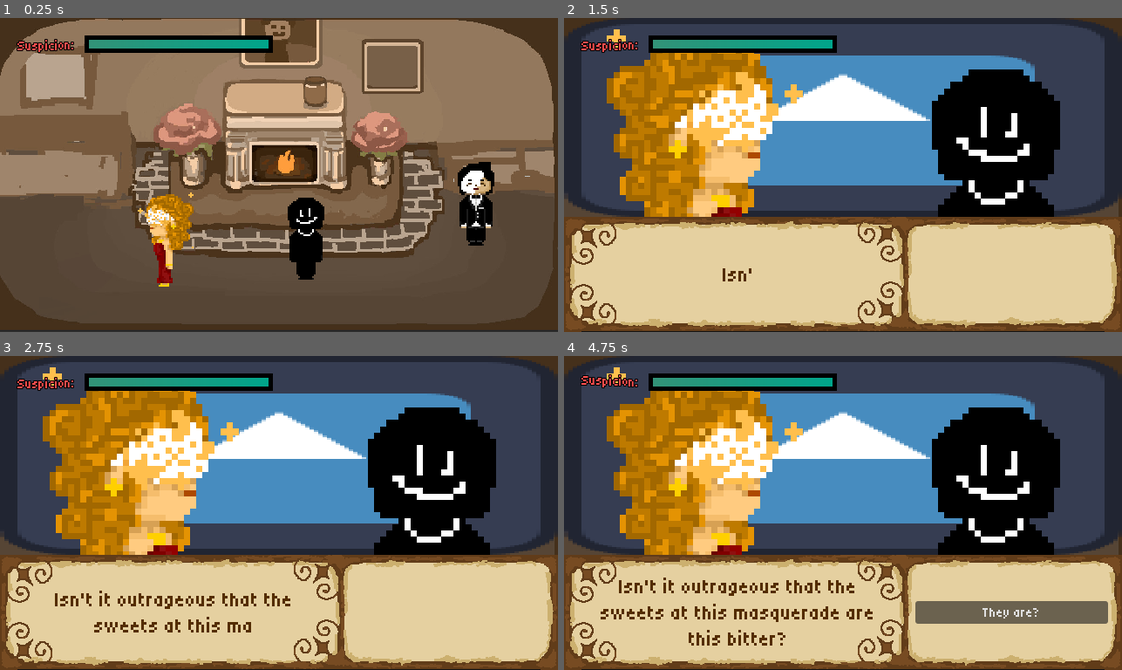
Above: before the commit, frames 1-4 (two rows, left to right).
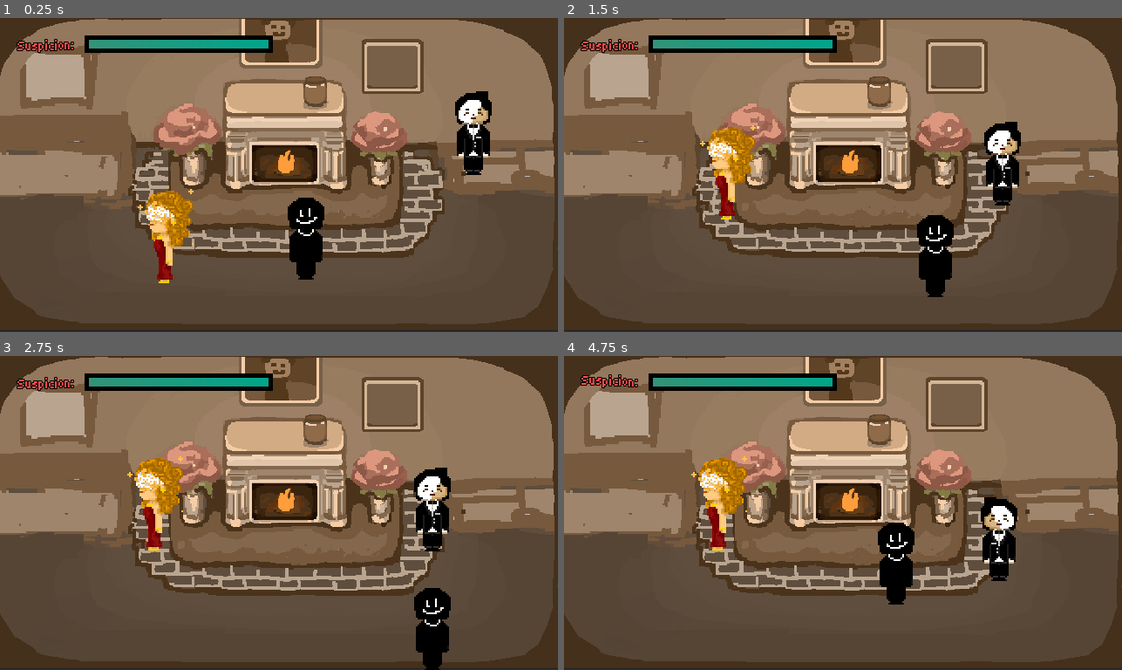
Above: after the commit, the same moments.

Repository: Tanner202/masquerade_game
Game: Godot game, scene res://Scenes/level.tscn
Same seed, same stepped clock (60 frames per second), same inputs: the game is played once before the commit and once after it. The engine's default icon, where the game draws it, is replaced by a stand-in: a white triangle on a blue panel in a dark square. Sound files missing from this copy of the repository are replaced by a short silence.
Inputs:
- Up to frame 1 (0.25 s): no input
- Up to frame 2 (1.5 s): hold D (right) 0.53-1.28 s; hold Space (interact) 0.53-1.28 s; hold S (down) from 1.28 s (still down); tap Space (interact) at 1.35 s
- Up to frame 3 (2.75 s): release S (down) at 2.03 s; hold D (right) from 2.03 s (still down); hold Space (interact) from 2.03 s (still down)
- Up to frame 4 (4.75 s): release D (right) at 2.78 s; release Space (interact) at 2.78 s; hold W (up) 2.78-3.53 s; tap Space (interact) at 2.85, 4.35 s; hold Space (interact) 3.53-4.28 s; hold A (left) from 3.53 s (still down)

The runs differ from the first frame. In frame 1, 3.6% of the frame differs, in the area x 24-89%, y 23-86%; in frame 2, 96%, in the area x 0-100%, y 0-100%; in frame 3, 96%; in frame 4, 95%.

Commit message:
add NPC completion tracking and interaction flags

Diff:
--- a/GameController/GameState.gd
+++ b/GameController/GameState.gd
@@ -1,7 +1,24 @@
 class_name GameState
+
+var completed_npcs: Array[String] = [] # NPCs with exhausted dialogue
+var story_flags: Array[String] = [] # storyline/progression flags
 
 var susLevel : float
 var maxSusLevel : float = 1
+
+func complete_npc(npc_name: String) -> void:
+	if npc_name not in completed_npcs:
+		completed_npcs.append(npc_name)
+
+func is_npc_completed(npc_name: String) -> bool:
+	return npc_name in completed_npcs
+
+func add_flag(flag: String) -> void:
+	if flag not in story_flags:
+		story_flags.append(flag)
+
+func has_flag(flag: String) -> bool:
+	return flag in story_flags
 
 var current_disguise: String = "none"
 
--- a/Scenes/interaction_scene.tscn
+++ b/Scenes/interaction_scene.tscn
@@ -45,7 +45,12 @@
 		if not option.has(\"target_id\"):
 			print(\"option doesn't have 'target_id' key: \" + str(option))
 
-		btn.pressed.connect(_on_option_selected.bind(option.get(\"target_id\", \"end\"), option.get(\"add_suspicion\", 0.0)))
+		btn.pressed.connect(_on_option_selected.bind(
+			option.get(\"target_id\", \"end\"),
+			option.get(\"add_suspicion\", 0.0),
+			option.get(\"action_trigger\", \"\"),
+			option.get(\"added_flag\", \"\")
+		))
 		options_container.add_child(btn)
 
 	# typewrite vibes style effect, then fade in the options
@@ -54,19 +59,21 @@
 	tween.tween_callback(func(): options_container.visible = true)
 	tween.tween_property(options_container, \"modulate:a\", 1.0, 0.5)
 
-func _on_option_selected(target_id, suspicion):
+func _on_option_selected(target_id, suspicion, action_trigger, added_flag):
 	if suspicion != 0:
 		Controller.raiseSus(suspicion)
 
 	if target_id == \"end\":
-		close_interaction()
+		Controller.gameState.complete_npc(npc_reference.name) # make dialogue as exhausted
+		Controller.gameState.add_flag(added_flag)
+		close_interaction(action_trigger)
 	else:
 		current_id = target_id
 		update_ui()
 
-func close_interaction():
+func close_interaction(action_trigger: String = \"\"):
 	if npc_reference.has_method(\"end_interaction\"):
-		npc_reference.end_interaction()
+		npc_reference.end_interaction(action_trigger)
 	queue_free()
 "
 
--- a/Scenes/level.tscn
+++ b/Scenes/level.tscn
@@ -3,7 +3,6 @@
 [ext_resource type="PackedScene" uid="uid://drqhwa4g01bar" path="res://Scenes/npc.tscn" id="1_u52ul"]
 [ext_resource type="PackedScene" uid="uid://doh7rsbfeuigd" path="res://player.tscn" id="2_vonw3"]
 [ext_resource type="PackedScene" uid="uid://by8d7kcofyw65" path="res://UI/UI.tscn" id="3_oi3di"]
-[ext_resource type="Texture2D" uid="uid://t1pns0jgjllt" path="res://Tux-1.png.png" id="4_bvt00"]
 [ext_resource type="SpriteFrames" uid="uid://dryatghlf3t4p" path="res://Art/butterfly_lady.tres" id="3_oqgf2"]
 [ext_resource type="SpriteFrames" uid="uid://c3ychx1mc6p0n" path="res://Art/pastry_chef.tres" id="4_bvt00"]
 [ext_resource type="Texture2D" uid="uid://d1hsplopxd7hh" path="res://329063C1-339F-4B9A-A76C-114F518A0145.jpg" id="6_1ainy"]
@@ -12,9 +11,9 @@
 [ext_resource type="PackedScene" uid="uid://t5ia0oqdsy2d" path="res://Scenes/room2.tscn" id="8_bvt00"]
 
 [sub_resource type="NavigationPolygon" id="NavigationPolygon_1ainy"]
-vertices = PackedVector2Array(451.75, 221.17969, 501.71094, 222.78906, 613.21094, 226.63281, 608.21875, 290.67188, 581.8906, 331.04688, 533.9922, 340.9922, 90.046875, 340, 400.60156, 227, 50.007813, 331.6172, 23.53125, 313.35156, 7.09375, 296.10156, 8.7578125, 227, 153.52344, 227, 230.25781, 228, 162.36719, 171.88281, 175.39063, 173.17969, 183.32813, 220.78125, 462.57813, 183.77344, 481.92188, 183.1875)
-polygons = Array[PackedInt32Array]([PackedInt32Array(0, 1, 2, 3, 4, 5, 6, 7), PackedInt32Array(6, 8, 9, 10, 11, 12, 13), PackedInt32Array(12, 14, 15, 16), PackedInt32Array(0, 17, 18, 1), PackedInt32Array(13, 7, 6), PackedInt32Array(12, 16, 13)])
-outlines = Array[PackedVector2Array]([PackedVector2Array(-1, 217, -3, 300, 17, 321, 46, 341, 89, 350, 535, 351, 588, 340, 618, 294, 624, 217, 508, 213, 488, 173, 455, 174, 444, 212, 400, 217, 231, 218, 192, 212, 184, 164, 154, 161, 145, 217)])
+vertices = PackedVector2Array(451.75, 221.17969, 501.67188, 222.70313, 598.7969, 227.46094, 591.3672, 290.27344, 570.21875, 319.8828, 531.1328, 326.9922, 90.75, 323, 400.60156, 227, 153.61719, 226.38281, 162.36719, 171.88281, 175.39063, 173.17969, 183.32813, 220.78125, 59.070313, 324.85938, 31.453125, 311.04688, 19.140625, 295.67188, 21.609375, 236.29688, 230.25781, 228, 462.57813, 183.77344, 481.92188, 183.1875)
+polygons = Array[PackedInt32Array]([PackedInt32Array(0, 1, 2, 3, 4, 5, 6, 7), PackedInt32Array(8, 9, 10, 11), PackedInt32Array(6, 12, 13, 14, 15, 8, 16), PackedInt32Array(0, 17, 18, 1), PackedInt32Array(16, 7, 6), PackedInt32Array(8, 11, 16)])
+outlines = Array[PackedVector2Array]([PackedVector2Array(12, 227, 9, 299, 25, 319, 57, 335, 91, 333, 532, 337, 576, 329, 601, 294, 610, 218, 508, 213, 488, 173, 455, 174, 444, 212, 400, 217, 231, 218, 192, 212, 184, 164, 154, 161, 145, 217)])
 
 [sub_resource type="RectangleShape2D" id="RectangleShape2D_0f350"]
 size = Vector2(71, 151)
@@ -42,8 +41,8 @@
 position = Vector2(557, 124)
 scale = Vector2(2, 2)
 sprite_frames = ExtResource("4_bvt00")
+required_flag = "bw_killed"
 dialogue_filepath = "res://pastry_chef.json"
-npc_texture = ExtResource("4_bvt00")
 
 [node name="Player" parent="." unique_id=1297024523 instance=ExtResource("2_vonw3")]
 position = Vector2(352, 244)
@@ -52,7 +51,6 @@
 [node name="UI" parent="." unique_id=318653403 instance=ExtResource("3_oi3di")]
 
 [node name="NavigationRegion2D" type="NavigationRegion2D" parent="." unique_id=2010469749]
-visible = false
 position = Vector2(8, -10)
 navigation_polygon = SubResource("NavigationPolygon_1ainy")
 
--- a/Scenes/npc.tscn
+++ b/Scenes/npc.tscn
@@ -11,7 +11,8 @@
 size = Vector2(98, 98)
 
 [node name="NPC" type="CharacterBody2D" unique_id=598578227]
-collision_layer = 4
+collision_layer = 8
+collision_mask = 0
 script = ExtResource("1_ul7y6")
 
 [node name="Dialogue" type="Label" parent="." unique_id=1583389327]
--- a/butterfly_woman.json
+++ b/butterfly_woman.json
@@ -14,7 +14,7 @@
   "list_butterflies": {
 	"text": "Red admiral, **chocolate argus**, painted lady. I love them all!",
 	"options": [
-	  { "text": "Ok... [STAB]", "action_trigger": "trigger_stab_butterfly" }
+	  { "text": "Ok... [STAB]", "action_trigger": "follow", "added_flag": "bw_killed" }
 	]
   }
 }
--- a/npc.gd
+++ b/npc.gd
@@ -8,6 +8,9 @@
 
 @export var sprite_frames: SpriteFrames
 
+@export var required_flag: String = ""  # empty if npc has no requirement
+var interaction_completed: bool = false
+
 @onready var interaction_prompt = $CanvasLayer/InteractionPrompt
 @onready var nav_agent = $NavigationAgent2D
 @export_file("*.json") var dialogue_filepath: String
@@ -15,7 +18,7 @@
 const INTERACTION_SCENE = preload("res://Scenes/interaction_scene.tscn")
 
 # movement state stuff
-enum State { IDLE, WANDER, FOLLOW, INTERACT }
+enum State { IDLE, WANDER, FOLLOW, INTERACT, DEAD }
 var current_state = State.IDLE
 var start_position: Vector2
 var idle_timer: float = 0.0
@@ -26,6 +29,7 @@
 var player_in_interaction_range = false
 var player: CharacterBody2D = null
 var is_interacting = false
+var just_started_wandering = false
 
 var default_animation: String = "default"
 
@@ -64,12 +68,39 @@
 		State.WANDER:
 			process_movement(delta)
 		State.FOLLOW:
-			pass
+			process_follow(delta)
 		State.INTERACT:
 			velocity = Vector2.ZERO # don't run away while mid interaciton
+		State.DEAD:
+			velocity = Vector2.ZERO # dead people don't move (hopefully)
 
 #	if current_state != State.IDLE and current_state != State.INTERACT:
 	move_and_slide()
+
+func process_follow(delta):
+	if not player:
+		# no player, wander instead
+		current_state = State.WANDER
+		pick_new_wander_state()
+		return
+
+	var distance_to_player = global_position.distance_to(player.global_position)
+
+	# don't get too close to player
+	if distance_to_player < 50.0:
+		velocity = Vector2.ZERO
+		return
+
+	var direction = global_position.direction_to(player.global_position)
+
+	# only up down left right movement
+	if abs(direction.x) > abs(direction.y):
+		velocity = Vector2(sign(direction.x), 0) * movement_speed
+	else:
+		velocity = Vector2(0, sign(direction.y)) * movement_speed
+
+	if velocity.x != 0:
+		sprite.flip_h = velocity.x < 0
 
 func process_idle(delta):
 	velocity = Vector2.ZERO
@@ -78,6 +109,10 @@
 		pick_new_wander_state()
 
 func process_movement(delta):
+	if just_started_wandering:
+		just_started_wandering = false
+		return
+
 	if nav_agent.is_navigation_finished():
 		# got to nav point, start idle
 		current_state = State.IDLE
@@ -106,6 +141,7 @@
 
 func pick_new_wander_state():
 	current_state = State.WANDER
+	just_started_wandering = true
 
 	# send them off to a random point near the start spot
 	var directions = [Vector2.UP, Vector2.DOWN, Vector2.LEFT, Vector2.RIGHT]
@@ -117,7 +153,23 @@
 
 func _input(event: InputEvent) -> void:
 	if event.is_action_pressed("interact") and player_in_interaction_range and not is_interacting:
-		start_interaction()
+		if can_interact():
+			start_interaction()
+
+func start_following():
+	current_state = State.FOLLOW
+
+func stop_following():
+	current_state = State.IDLE
+
+func can_interact() -> bool:
+	# make sure npc hasn't alr been done
+	if Controller.gameState.is_npc_completed(name):
+		return false
+	# make sure any requirements are met
+	if required_flag != "" and not Controller.gameState.has_flag(required_flag):
+		return false
+	return true
 
 func start_interaction():
 	is_interacting = true
@@ -132,13 +184,17 @@
 	if player:
 		player.can_move = false
 
-func end_interaction():
+func end_interaction(action_trigger: String = ""):
 	is_interacting = false
-	if current_state != State.FOLLOW:
-		current_state = State.WANDER
-		pick_new_wander_state()
-
-	if player_in_interaction_range:
+
+	match action_trigger:
+		"follow":
+			start_following()
+		_:
+			current_state = State.WANDER
+			pick_new_wander_state()
+
+	if player_in_interaction_range and can_interact():
 		interaction_prompt.visible = true
 	if player:
 		player.can_move = true
@@ -167,10 +223,12 @@
 	if body.name == 'Player':
 		player_in_interaction_range = true
 		player = body
-		interaction_prompt.visible = true
+		if can_interact():
+			interaction_prompt.visible = true
 
 func _on_area_2d_body_exited(body: Node2D) -> void:
 	if body.name == 'Player':
 		player_in_interaction_range = false
-		player = null
+		if current_state != State.FOLLOW:
+			player = null
 		interaction_prompt.visible = false
--- a/pastry_chef.json
+++ b/pastry_chef.json
@@ -39,7 +39,7 @@
   "correct_butterfly": {
     "text": "Really? That's kind of gross... But if it's chocolate, let's go then!",
     "options": [
-      { "text": "Follow me to the balcony!", "action_trigger": "trigger_chef_following" }
+      { "text": "Follow me to the balcony!", "action_trigger": "follow" }
     ]
   }
 }
Not shown: 1 places in Scenes/level.tscn that only renumber resources
